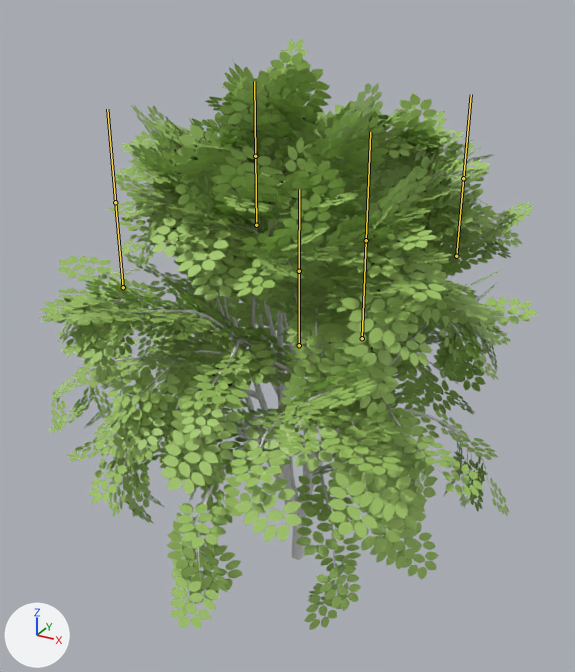
The FBX model Resources/Model/tree4/tree4.fbx: old version first, new version second.
Rendered twice from a camera (50 mm lens) standing at (4.33, -8.17, 7.49) and looking at (-0.25, 0.15, 3.33). Every picture has the same lights, and +X, +Y and +Z are marked at lower left. The bones that bend it are drawn over the model as lines.

Names of what the first picture shows: 'leaves', 'tree'.
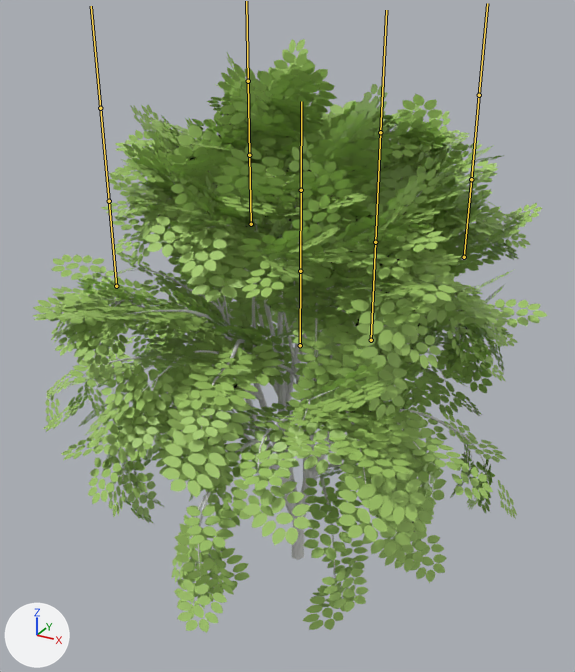
The newer file adds an action. The first version stands in its rest pose; the second is drawn at frame 58 of the action 'アーマチュア|アーマチュア|アーマチュア|Action'.

Pixel boxes (x1, y1, x2, y2) of what changed, in the pictures (575 x 672 px):
'leaves', posed: before (39, 39, 537, 630); after (33, 39, 547, 633)
bone 'Bone.001', root to tip: before (456, 256) to (463, 178); after (464, 257) to (471, 179)
bone 'Bone.002', root to tip: before (256, 225) to (255, 156); after (251, 224) to (249, 155)
bone 'Bone.003', root to tip: before (123, 287) to (115, 202); after (116, 286) to (109, 201)
bone 'Bone.004', root to tip: before (362, 338) to (366, 240); after (371, 340) to (375, 242)

Edits to the bpy script that builds the scene:
```text
Change bone_bone_001:
    where bone_bone_001 = bpy.data.objects['アーマチュア'].pose.bones['Bone.001']
    bone_bone_001.location: (0.0, 0.0, 0.0) -> (0.097, 0.0, 0.0)
Change bone_bone_002:
    where bone_bone_002 = bpy.data.objects['アーマチュア'].pose.bones['Bone.002']
    bone_bone_002.location: (0.0, 0.0, 0.0) -> (-0.098, 0.0, 0.0)
Change bone_bone_003:
    where bone_bone_003 = bpy.data.objects['アーマチュア'].pose.bones['Bone.003']
    bone_bone_003.location: (0.0, 0.0, 0.0) -> (-0.098, 0.0, 0.0)
Change bone_bone_004:
    where bone_bone_004 = bpy.data.objects['アーマチュア'].pose.bones['Bone.004']
    bone_bone_004.location: (0.0, 0.0, 0.0) -> (0.097, 0.0, 0.0)
```
